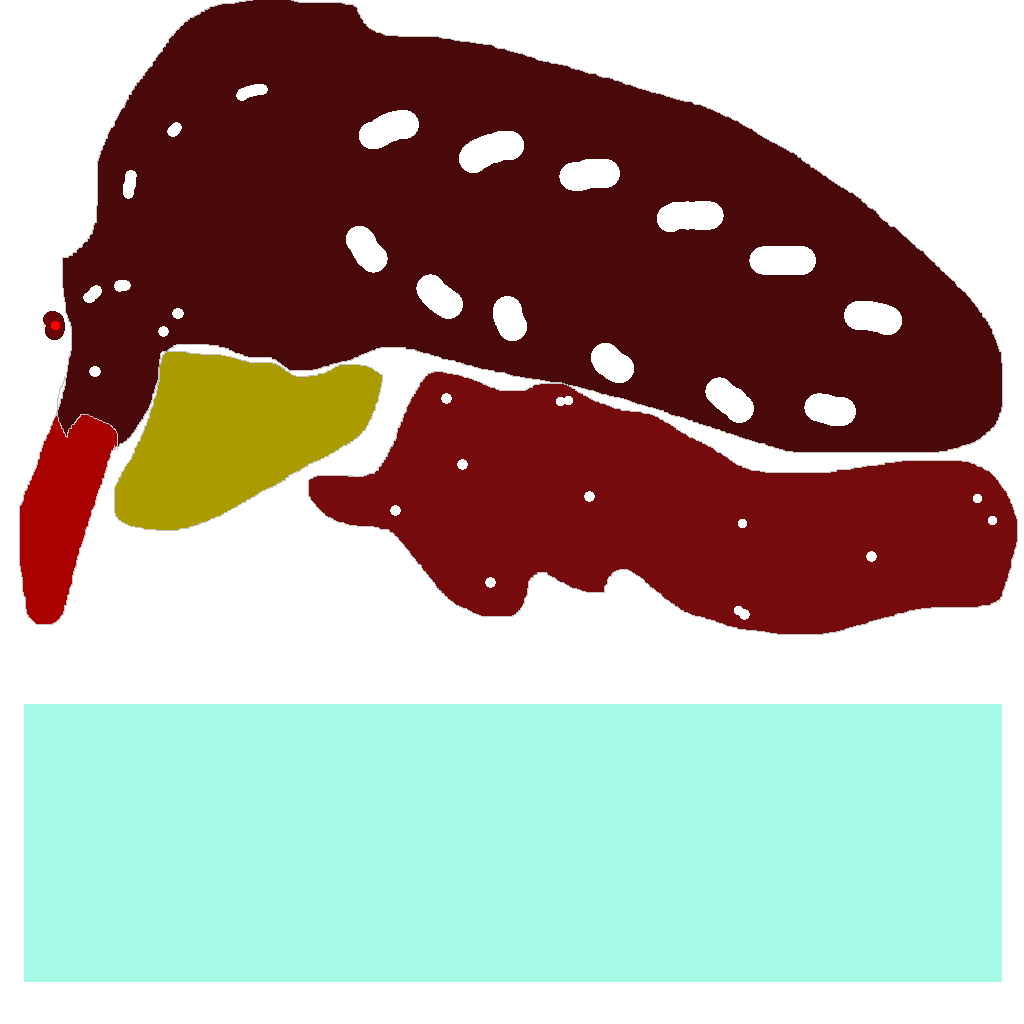
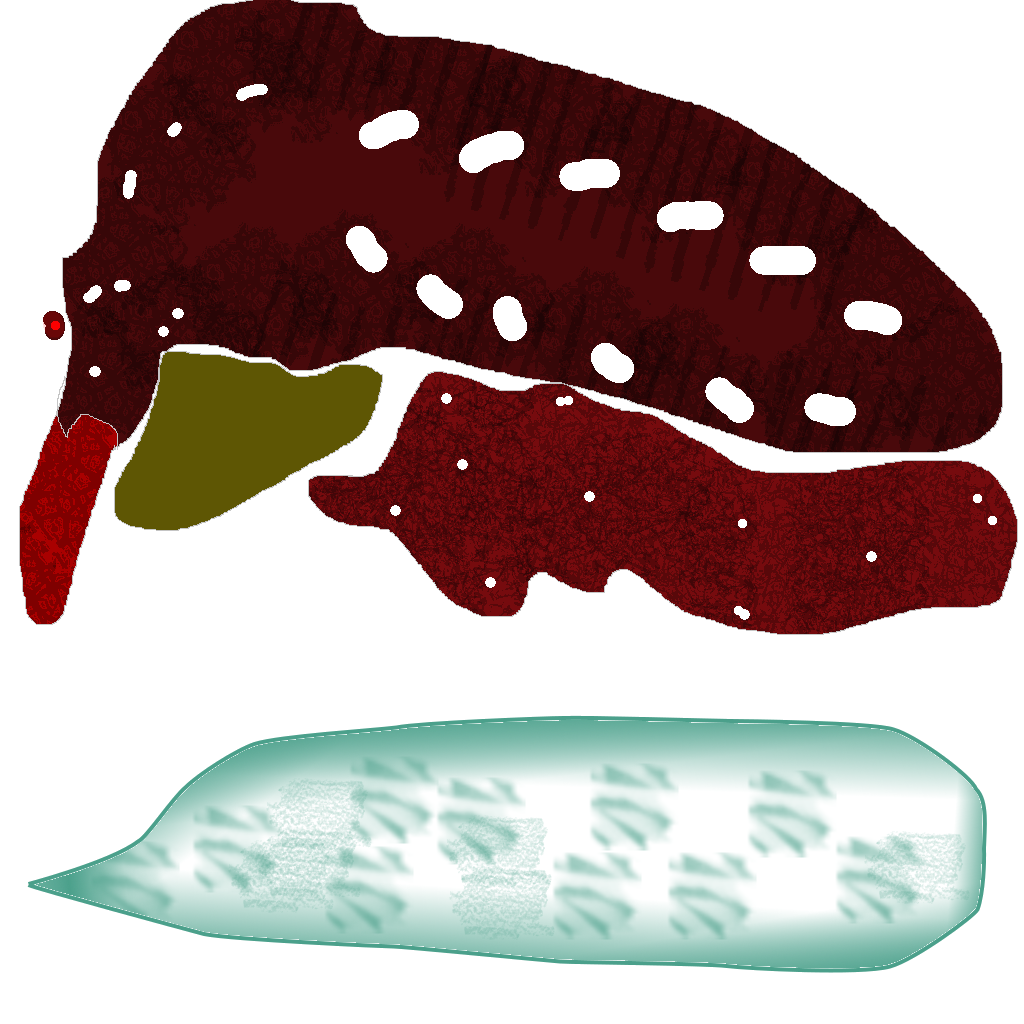
Comparing the layer stacks of the two 1024 x 1024 images. Changes:
added layer "Layer #2" above "Layer #3" over [27, 715, 987, 973]
added layer "Layer #3" above "Layer" over [20, 0, 1017, 634]
moved "Layer" above "Layer #4", painted on it over [20, 0, 1017, 982]
added layer "Layer #4" above "mosquitoUV.png" over [20, 0, 1017, 634]
